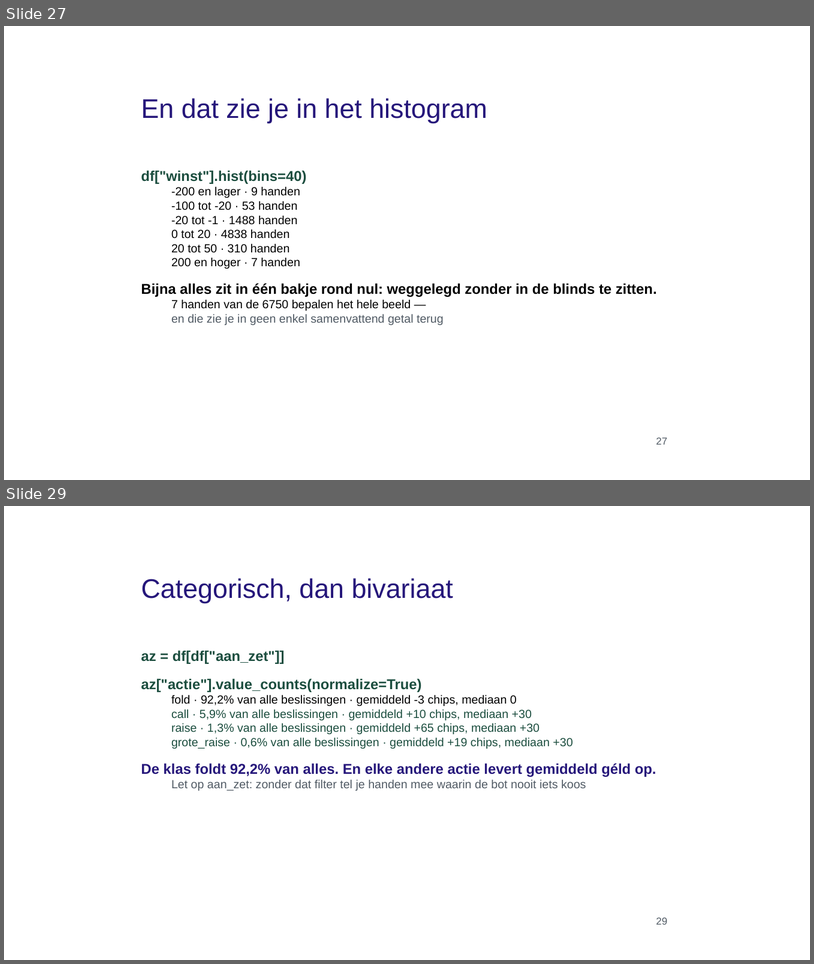
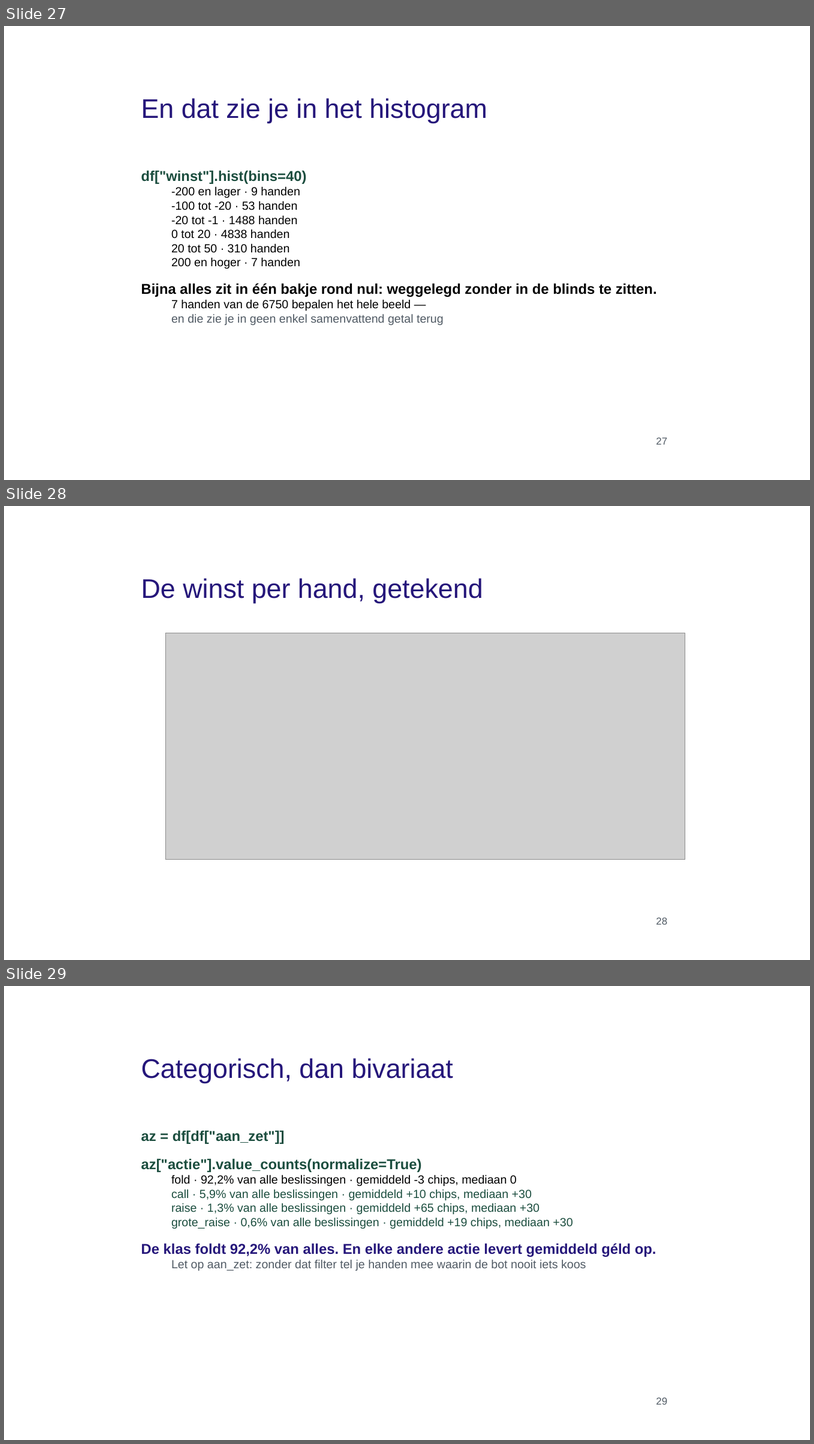
Before and after one commit to finturion/poker-analytics-challenge, a slide deck: powerpoints/hoorcollege/03_Exploring_Manipulating_Data_aangevuld.pptx. Shown one above the other, each under a label of ours: slides 27 and 29 before the commit, slides 27, 28 and 29 after it; the slides between them are not shown. The pictures are 814x964 and 814x1444 pixels, drawn with LibreOffice and Linux fonts; fonts in the diff are those of the drawing; grey boxes stand for pictures; background and template pictures are left out. Boxes give left, top, right and bottom in pixels: in the first picture for what was removed or moved away, otherwise in the second. Text is boxed around its words. In the diff, an @@ line names an element or a change of style, - is before the commit and + after.

```diff
--- a/powerpoints/hoorcollege/03_Exploring_Manipulating_Data_aangevuld.pptx
+++ b/powerpoints/hoorcollege/03_Exploring_Manipulating_Data_aangevuld.pptx
@@ slide 28 added at <box>4,506,810,960</box>, background picture (left out) @@
@@ text added at <box>141,578,483,603</box>, 32 pt, text #25167A @@
+De winst per hand, getekend
@@ picture added at <box>165,633,686,859</box> @@
@@ text added at <box>656,917,668,924</box>, 12 pt, text #505A64 @@
+28
```
Also in this commit, not shown: 5 slides changed, 5 other files.
